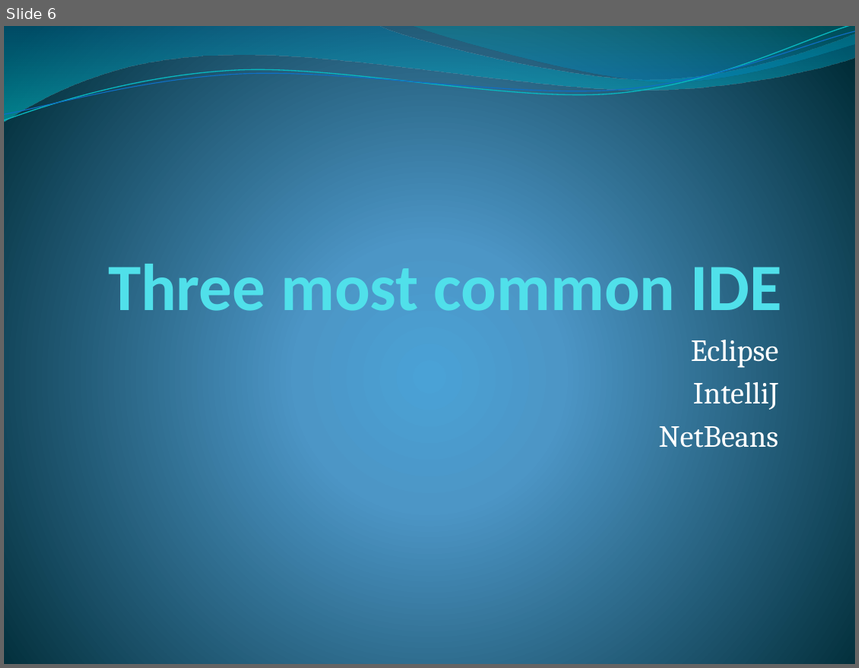
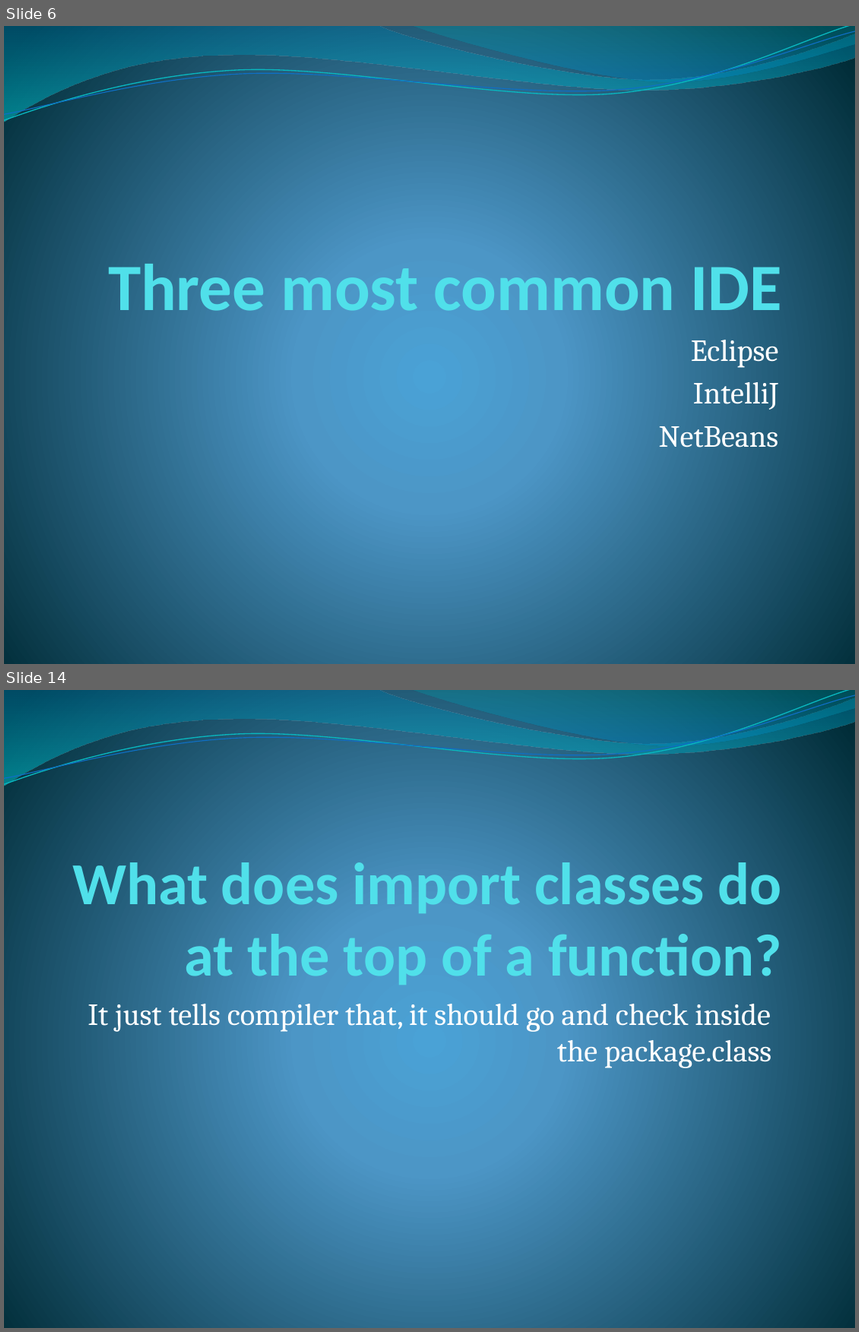
Before and after one commit to githubsebkun/Software-Interview-Questions, a slide deck: Java.pptx. Shown one above the other, each under a label of ours: slide 6 before the commit, slides 6 and 14 after it; the slides between them are not shown. The pictures are 859x668 and 859x1332 pixels, drawn with LibreOffice and Linux fonts; fonts in the diff are those of the drawing. Boxes give left, top, right and bottom in pixels: in the first picture for what was removed or moved away, otherwise in the second. Text is boxed around its words. In the diff, an @@ line names an element or a change of style, - is before the commit and + after.

```diff
--- a/Java.pptx
+++ b/Java.pptx
@@ slide 14 added at (4, 690, 855, 1328), background gradient #4AA0D6 to #4C98C7 to #002C38; not listed: 4 template elements that a slide beside it also shows @@
@@ title added at (72, 863, 782, 990), 50.4 pt, text #51E0EA, bold @@
+What does import classes do at the top of a function?
@@ subtitle added at (88, 1004, 772, 1068), 26 pt, text #FFFFFF @@
+It just tells compiler that, it should go and check inside the package.class
```
Also in this commit, not shown: 69 other slides added, 10 other files.
